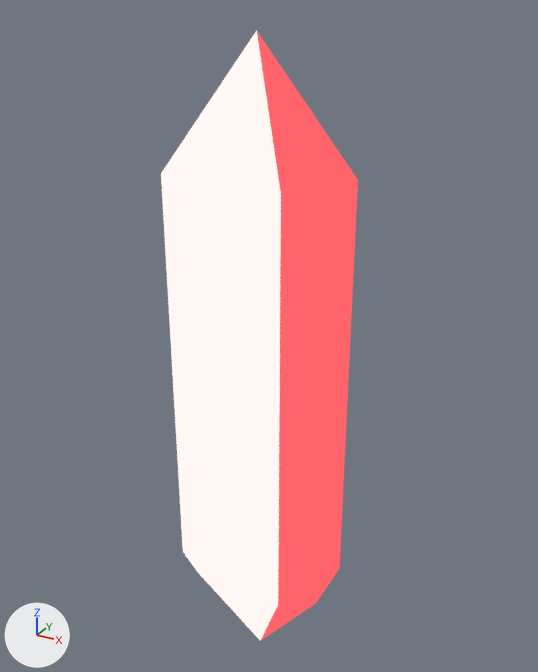
An edit to the Blender file assets/projectiles/needle_classic/needle_classic.blend, drawn before and after from the same camera.
The view is the same before and after, from a 50 mm lens placed at (0.492, -0.864, 0.524), pointed at (-0.002, 0.036, 0.075). Every picture has the same lights, and +X, +Y and +Z are marked at lower left. The first picture is the older version.

Names of what the first picture shows: 'FacetedCrystal'.
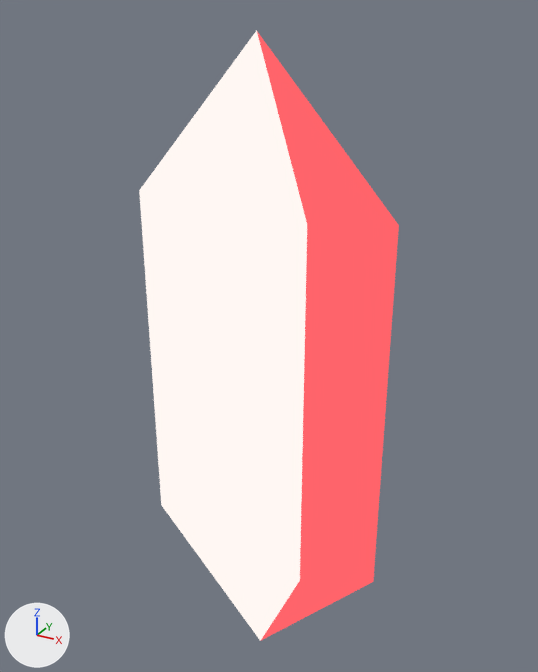
The edits, one by one:
me_facetedcrystal is used by ob_facetedcrystal; location (0.0, 0.0, 0.0).
me_facetedcrystal had 18 vertices, 24 faces and spanned x -0.125..0.125, y -0.075..0.075, z -0.5..0.5.
me_facetedcrystal now has 14 vertices, 18 faces and spans x -0.2..0.2, y -0.052..0.052, z -0.5..0.5.
Part 1, on me_facetedcrystal:
16 vertices are removed from x -0.125..0.125, y -0.075..0.075, z -0.32..0.32.
24 faces are deleted.
6 vertices are added at (0.2, 0.0, -0.28), (0.1, -0.052, -0.28), (-0.1, -0.052, -0.28), (-0.2, 0.0, -0.28), (-0.1, 0.052, -0.28), (0.1, 0.052, -0.28).
6 new vertices lie (0.0, 0.0, 0.56) away from vertices in x -0.2..0.2, y -0.052..0.052, z -0.28.
18 new faces join them.

Boxes (x1, y1, x2, y2) around the edits, measured in the pictures (538 x 672 px):
'FacetedCrystal', reshaped (32% wider)
    before: (161, 31, 358, 641)
    after: (139, 30, 399, 641)
